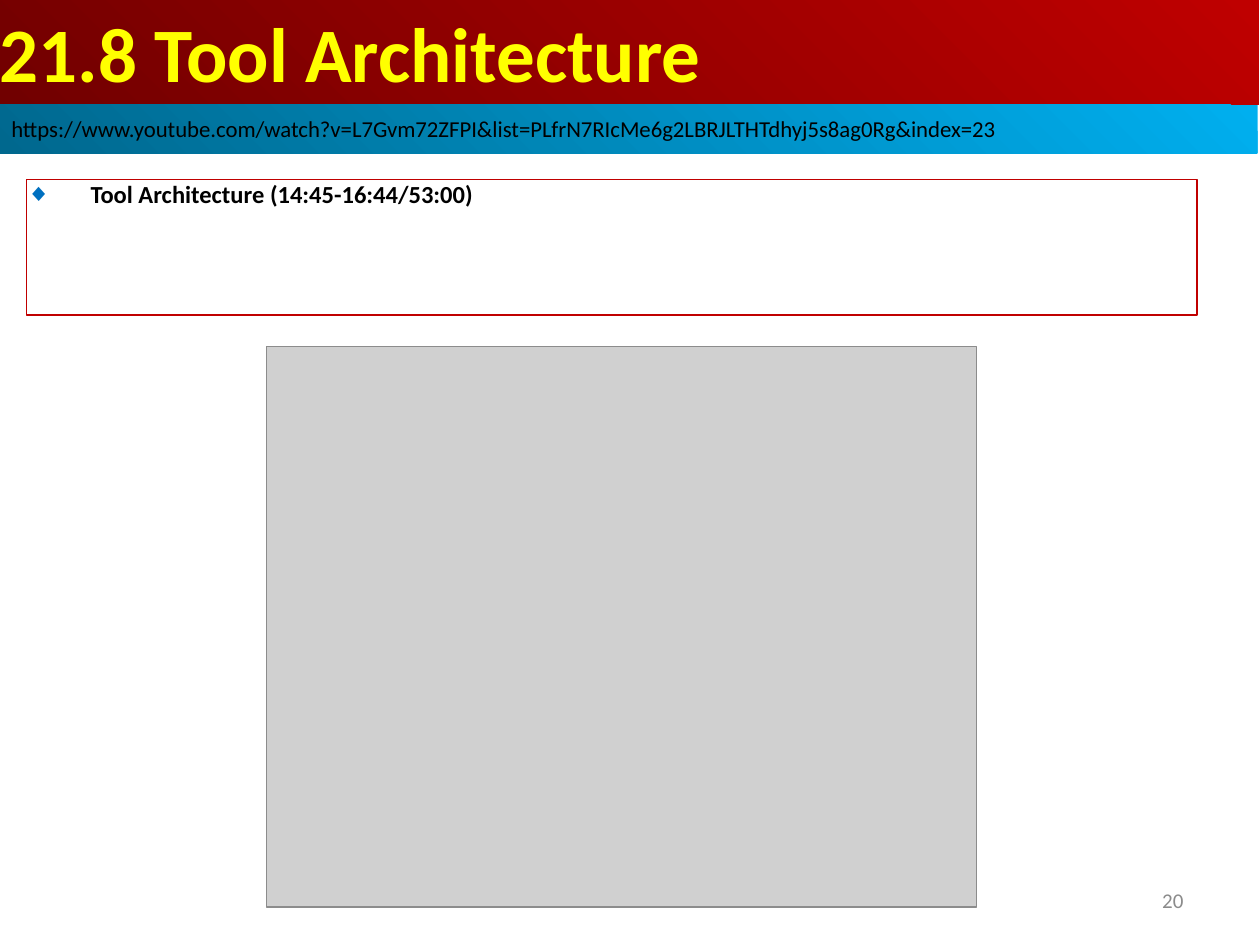
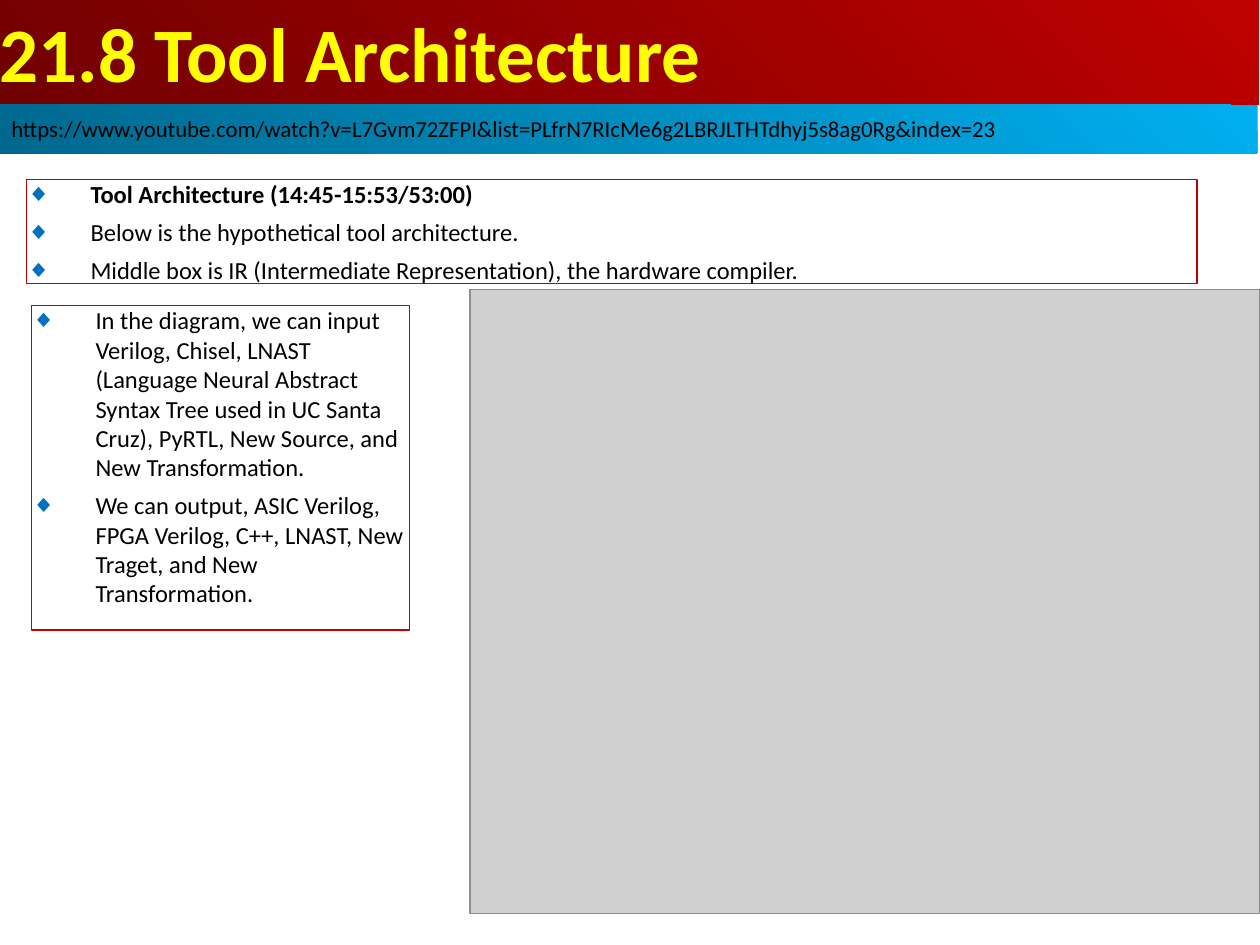
Before and after one commit to peterhchen/AIU_CS800_Chisel, a slide deck: slide 20 of 500_UCSC_HWD/021_FIRRTL/000_Video/021.FIRRTL.ppt. Drawn at 1260x945 pixels with LibreOffice and Linux fonts; fonts in the diff are those of the drawing; grey boxes stand for pictures. Boxes give left, top, right and bottom in pixels: in the first picture for what was removed or moved away, otherwise in the second. Text is boxed around its words. In the diff, an @@ line names an element or a change of style, - is before the commit and + after.

```diff
--- a/500_UCSC_HWD/021_FIRRTL/000_Video/021.FIRRTL.ppt
+++ b/500_UCSC_HWD/021_FIRRTL/000_Video/021.FIRRTL.ppt
@@ rectangle "Tool Architecture (14:45-15:53/53:00)": place and size @@
-rectangle "Tool Architecture (14:45-15:53/53:00)" at [26, 179, 1197, 315]
+rectangle "Tool Architecture (14:45-15:53/53:00)" at [26, 179, 1197, 284]
@@ text in rectangle at [91, 185, 798, 284]: text changed; bold off @@
-◆ Tool Architecture (14:45-16:44/53:00)
+◆ Tool Architecture (14:45-15:53/53:00)
+◆ Below is the hypothetical tool architecture.
+◆ Middle box is IR (Intermediate Representation), the hardware compiler.
@@ picture: place and size @@
-picture at [266, 346, 976, 907]
+picture at [470, 290, 1260, 914]
@@ rectangle added at [32, 305, 410, 630], outline #C00000 0.74 pt, 14 pt, text #000000 @@
+◆ In the diagram, we can input Verilog, Chisel, LNAST (Language Neural Abstract Syntax Tree used in UC Santa Cruz), PyRTL, New Source, and New Transformation.
+◆ We can output, ASIC Verilog, FPGA Verilog, C++, LNAST, New Traget, and New Transformation.
@@ page number at [1162, 913, 1183, 915]: more space between paragraphs @@
```
Also in this commit, not shown: 20 other slides changed, 8 slides added.
